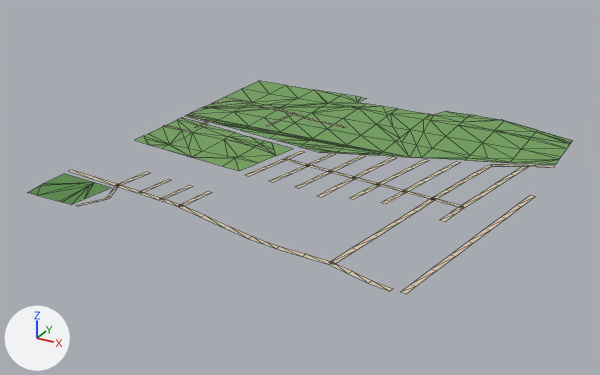
The glTF model public/assets/bengaluru-region-v1/tiles/t1_-33-l0.glb, before and after one commit.
One viewpoint serves both versions: a camera (50 mm lens) standing at (1179.0, -17098.0, 380.0) and looking at (729.0, -16279.0, -30.0). Every picture has the same lights, and +X, +Y and +Z are marked at lower left. The picture after the commit comes second. Mesh edges are drawn as thin lines.

The first picture shows 'ground'.
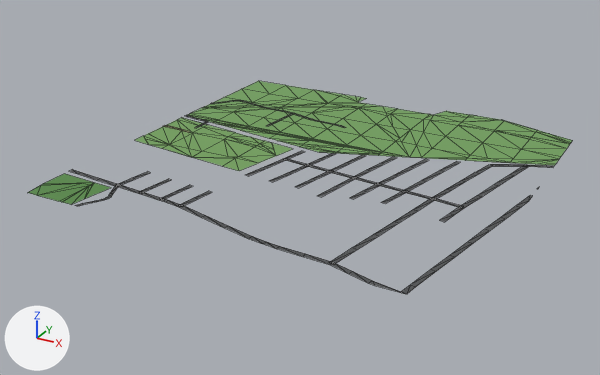
The change, as a diff of the scene's bpy script:
```diff
--- a/public/assets/bengaluru-region-v1/tiles/t1_-33-l0.glb.py
+++ b/public/assets/bengaluru-region-v1/tiles/t1_-33-l0.glb.py
@@ me_ground @@
 # used by ob_ground; location = (500.0, -16500.0, 0.0)
 # verts and faces of me_ground; kept vertices keep their numbers, new ones are numbered from 505
 # before: 14 (460.0, 15.0, 1.0) at pixel (415, 286), 15 (454.0, 17.0, 1.0) at pixel (410, 284), 16 (457.0, -1.0, 1.0) at pixel (406, 294), 17 (451.0, 1.0, 1.0) at pixel (400, 292), 299 (421.0, 7.0, 1.0) at pixel (372, 280)
 # before: 301 (443.0, 3.0, 1.0) at pixel (393, 288), 302 (442.0, -3.0, 1.0) at pixel (389, 291)
-me_ground.from_pydata(...)  # 505 vertices, 580 faces; spans x -1.0..503.0, y -3.0..500.0, z 1.0
+me_ground.from_pydata(...)  # 517 vertices, 590 faces; spans x 0.0..500.0, y 0.0..500.0, z 1.0
+# me_ground part 1
+# 3 vertices are removed from x 499.0..503.0, y 262.0..363.0, z 1.0
+# 4 faces are deleted
+# 9 vertices are added at x 492.0..500.0, y 246.0..363.0, z 1.0
+# 8 new faces join them
+# me_ground part 2
+delete_vertices([16, 301])  # with the faces that use them
+verts[17] = (457.0, 0.0, 1.0)  # moved, pixel (406, 294)
+verts[302] = (427.0, 0.0, 1.0)  # moved, pixel (374, 285)
+verts[507] = (451.0, 0.0, 1.0)  # pixel (400, 292)
+verts[521] = (454.0, 0.0, 1.0)  # pixel (403, 293)
+verts[522] = (454.0, 1.0, 1.0)  # pixel (403, 292)
+verts[523] = (458.0, 0.0, 1.0)  # pixel (407, 294)
+faces += [(15, 507, 17), (299, 302, 521), (299, 521, 522), (521, 523, 522)]
+# me_ground part 3
+# 2 vertices are removed from x 39.0..40.0, y 65.0..71.0, z 1.0
+# 16 faces are deleted
+# 2 vertices move from x 74.0..77.0, y -1.0..1.0, z 1.0 to x 73.0..78.0, y 0.0, z 1.0
+# 4 vertices are added at (15.0, 68.0, 1.0), (16.0, 74.0, 1.0), (47.0, 64.0, 1.0), (47.0, 70.0, 1.0)
+# 18 new faces join them
+# me_ground part 4: 227 kept faces spanning x 0.0..497.0, y 0.0..400.0, z 1.0 get new vertex colours; the middle colour goes from beige #d7c9ae to dark grey #535556
+# other edits to the shape of me_ground do not show in these pictures
 me_ground.materials.append(mat_ground)
```

Boxes [x1, y1, x2, y2] around the edits, measured in the pictures (600 x 375 px; the box of a moved part takes in the faces that stretch with it):
part 1 of me_ground, reshaped: [516, 165, 554, 207] in both
part 2 of me_ground, reshaped: [369, 281, 415, 294] in both
part 3 of me_ground, moved or reshaped: before [37, 170, 118, 206]; after [37, 170, 117, 206]
part 4 of me_ground, recoloured: [76, 100, 529, 289] in both
